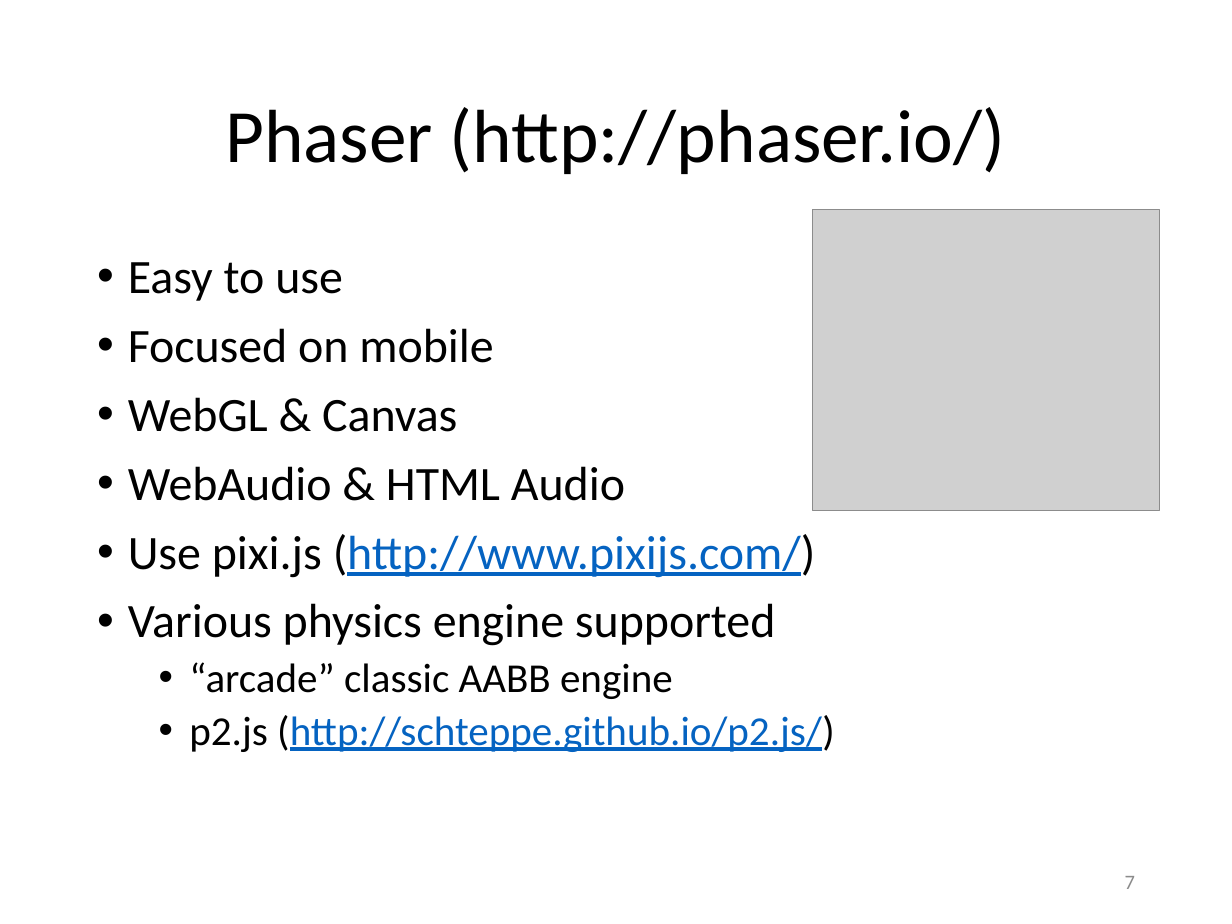
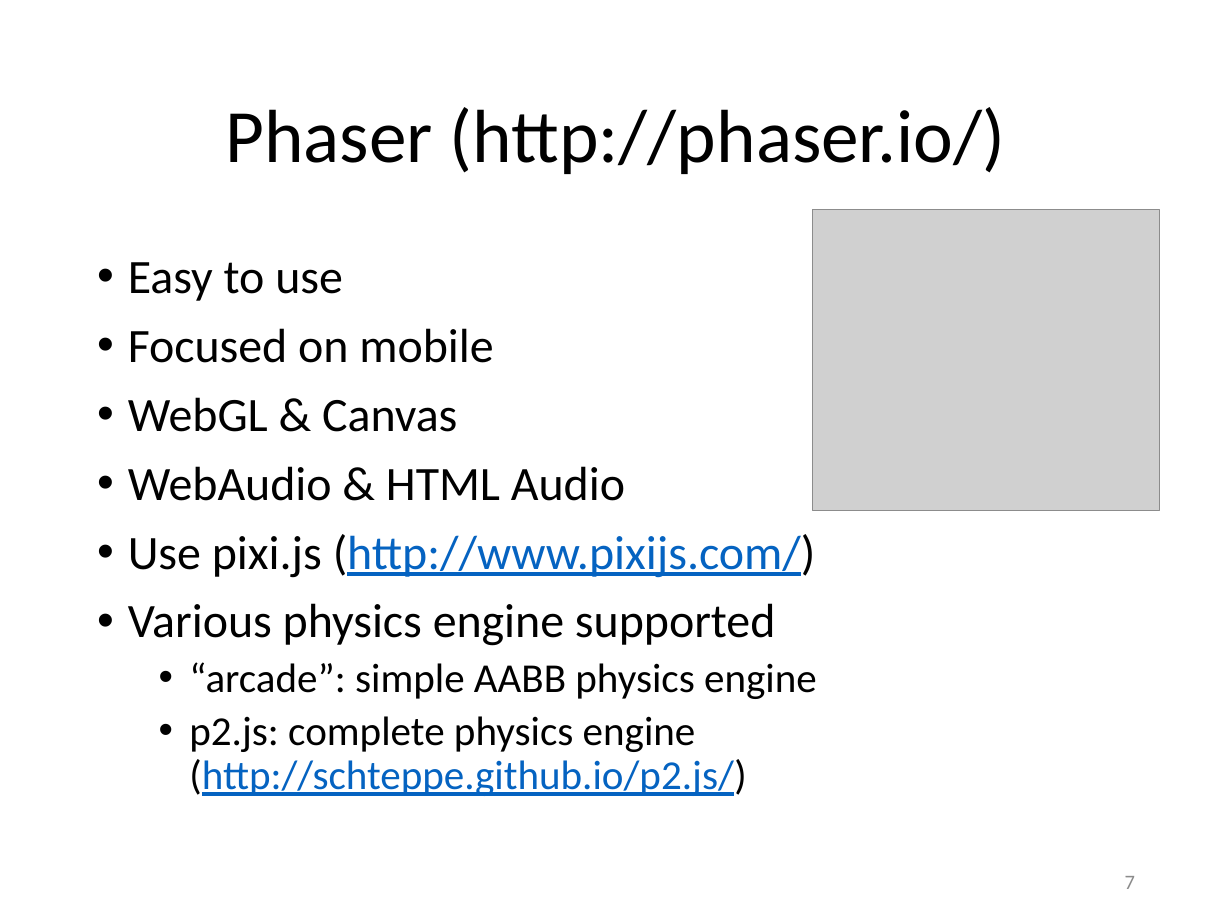
Before and after one commit to Lotti/codemotion2014, a slide deck: slide 7 of codemotion.pptx. Drawn at 1232x924 pixels with LibreOffice and Linux fonts; fonts in the diff are those of the drawing; grey boxes stand for pictures; background and template pictures are left out. Boxes give left, top, right and bottom in pixels: in the first picture for what was removed or moved away, otherwise in the second. Text is boxed around its words. In the diff, an @@ line names an element or a change of style, - is before the commit and + after.

```diff
--- a/codemotion.pptx
+++ b/codemotion.pptx
@@ text at (x1=189, y1=662, x2=817, y2=796): text changed @@
-  • “arcade” classic AABB engine
-  • p2.js (http://schteppe.github.io/p2.js/)
+  • “arcade”: simple AABB physics engine
+  • p2.js: complete physics engine
+    (http://schteppe.github.io/p2.js/)
```
Also in this commit, not shown: 4 other slides changed, 2 slides added, 1 other file.
